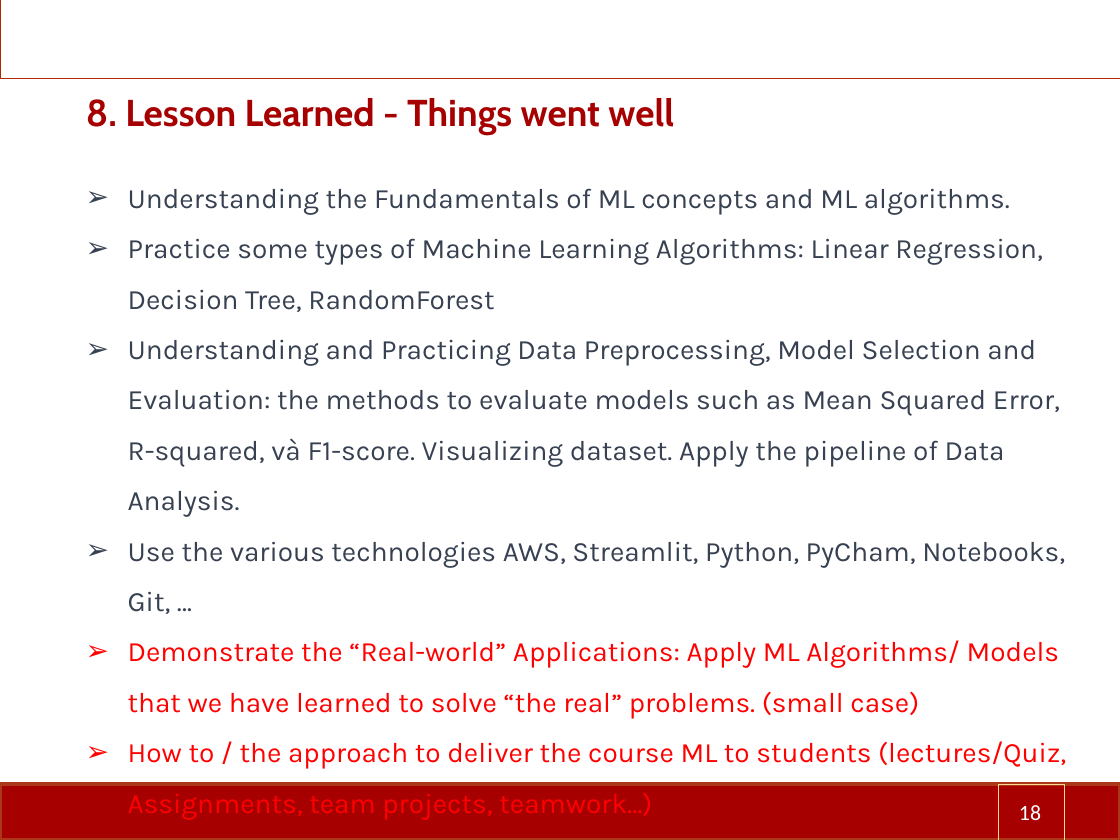
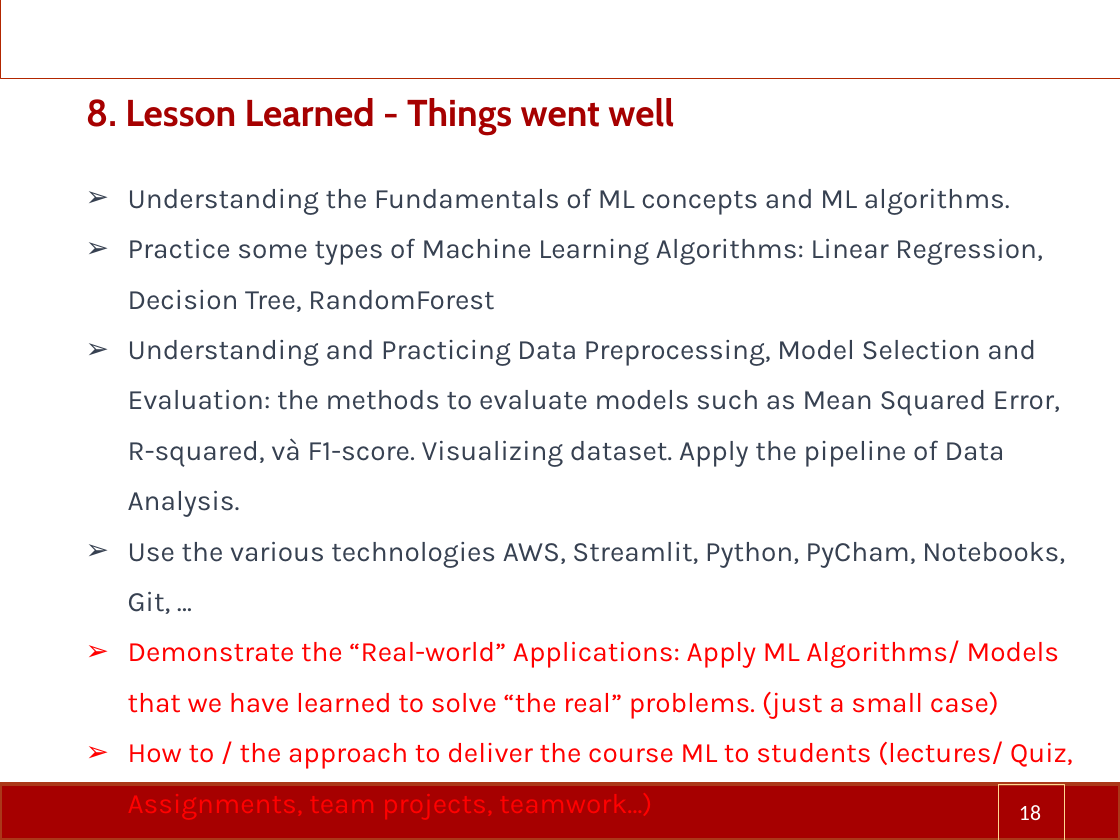
Before and after one commit to vantinhl/team3vn_cmu, a slide deck: slide 18 of ML Project Final Presentation2023.pptx. Drawn at 1120x840 pixels with LibreOffice and Linux fonts; fonts in the diff are those of the drawing; background and template pictures are left out. Boxes give left, top, right and bottom in pixels: in the first picture for what was removed or moved away, otherwise in the second. Text is boxed around its words. In the diff, an @@ line names an element or a change of style, - is before the commit and + after.

```diff
--- a/ML Project Final Presentation2023.pptx
+++ b/ML Project Final Presentation2023.pptx
@@ text at (x1=128, y1=640, x2=1073, y2=819): text changed @@
-➢ Demonstrate the “Real-world” Applications: Apply ML Algorithms/ Models that we have learned to solve “the real” problems. (small case)
-➢ How to / the approach to deliver the course ML to students (lectures/Quiz, Assignments, team projects, teamwork…)
+➢ Demonstrate the “Real-world” Applications: Apply ML Algorithms/ Models that we have learned to solve “the real” problems. (just a small case)
+➢ How to / the approach to deliver the course ML to students (lectures/ Quiz, Assignments, team projects, teamwork…)
```
Also in this commit, not shown: 2 other slides changed, 2 slides removed.
